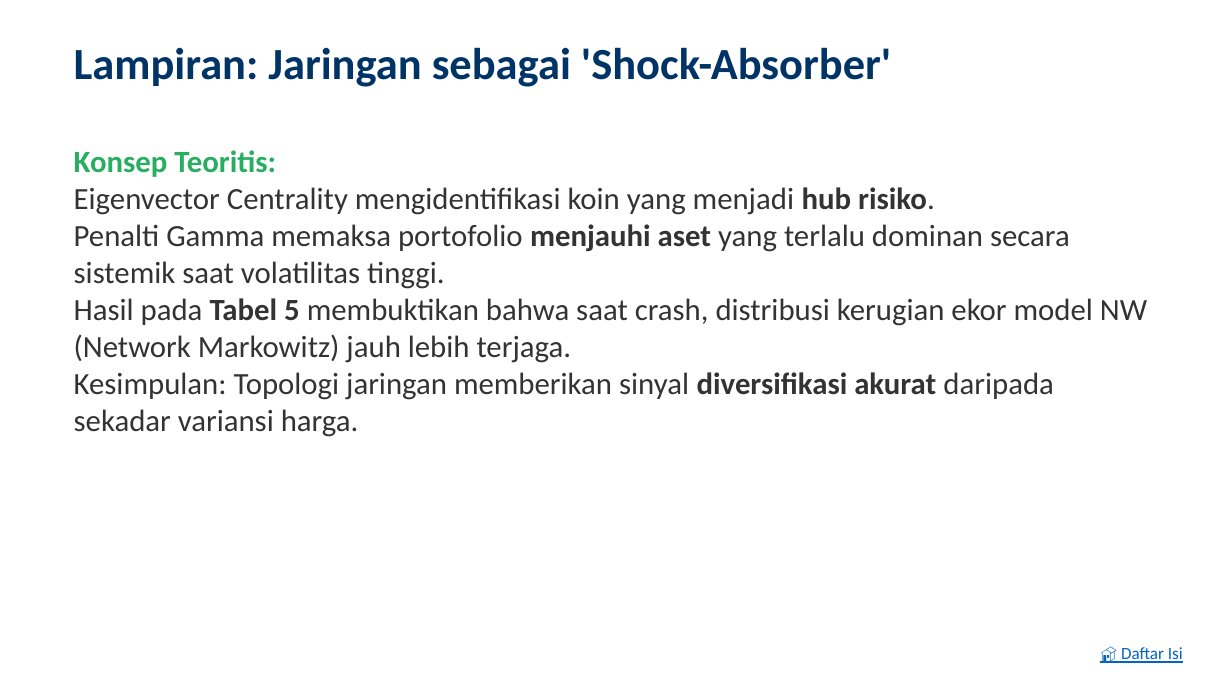
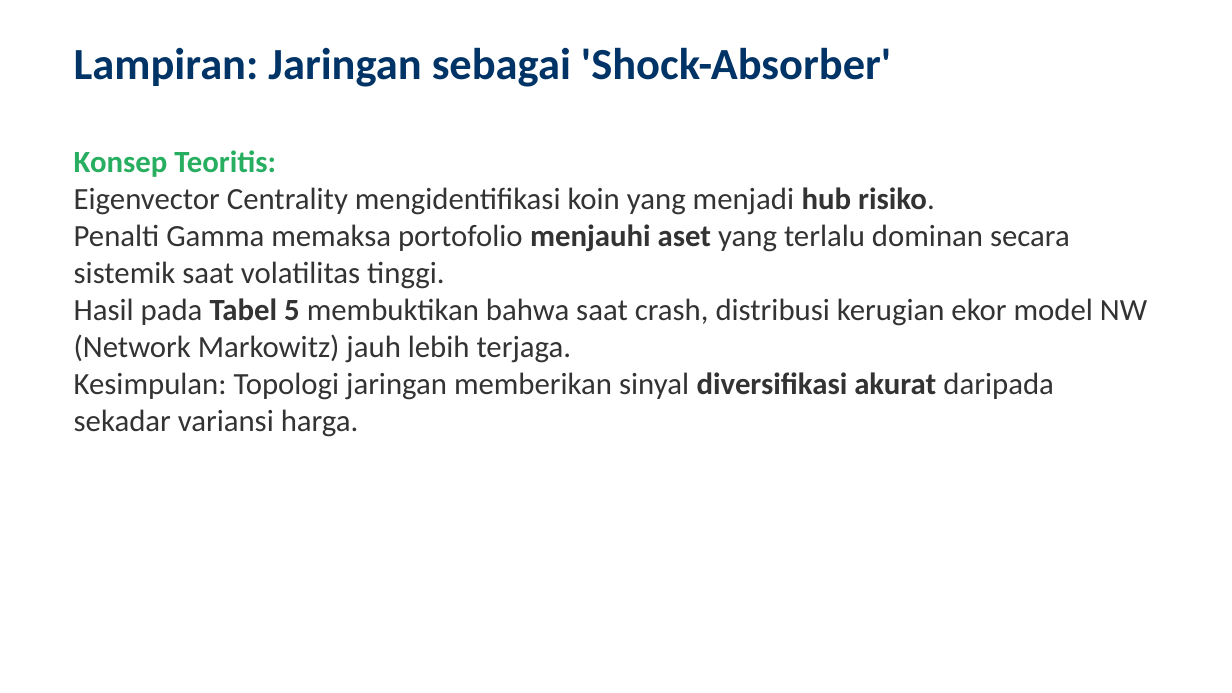
Before and after one commit to ragilrojo/RepoThesis, a slide deck: slide 53 of Presentasi_Proposal_Update.pptx (slide 54 before the commit). Drawn at 1232x693 pixels with LibreOffice and Linux fonts; fonts in the diff are those of the drawing. Boxes give left, top, right and bottom in pixels: in the first picture for what was removed or moved away, otherwise in the second. Text is boxed around its words. In the diff, an @@ line names an element or a change of style, - is before the commit and + after.

```diff
--- a/Presentasi_Proposal_Update.pptx
+++ b/Presentasi_Proposal_Update.pptx
@@ text removed at [1121,647,1183,663] @@
-🏠 Daftar Isi
```
Also in this commit, not shown: 2 other slides changed, 1 slide added, 1 other file.
